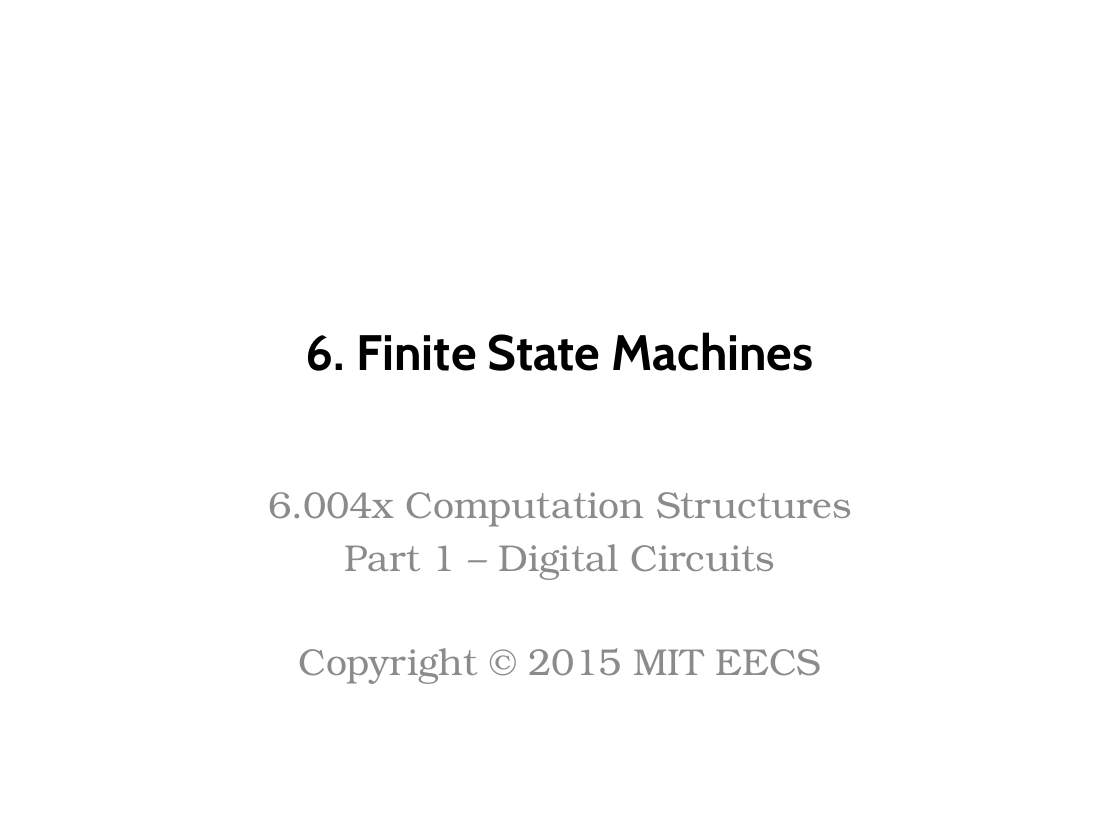
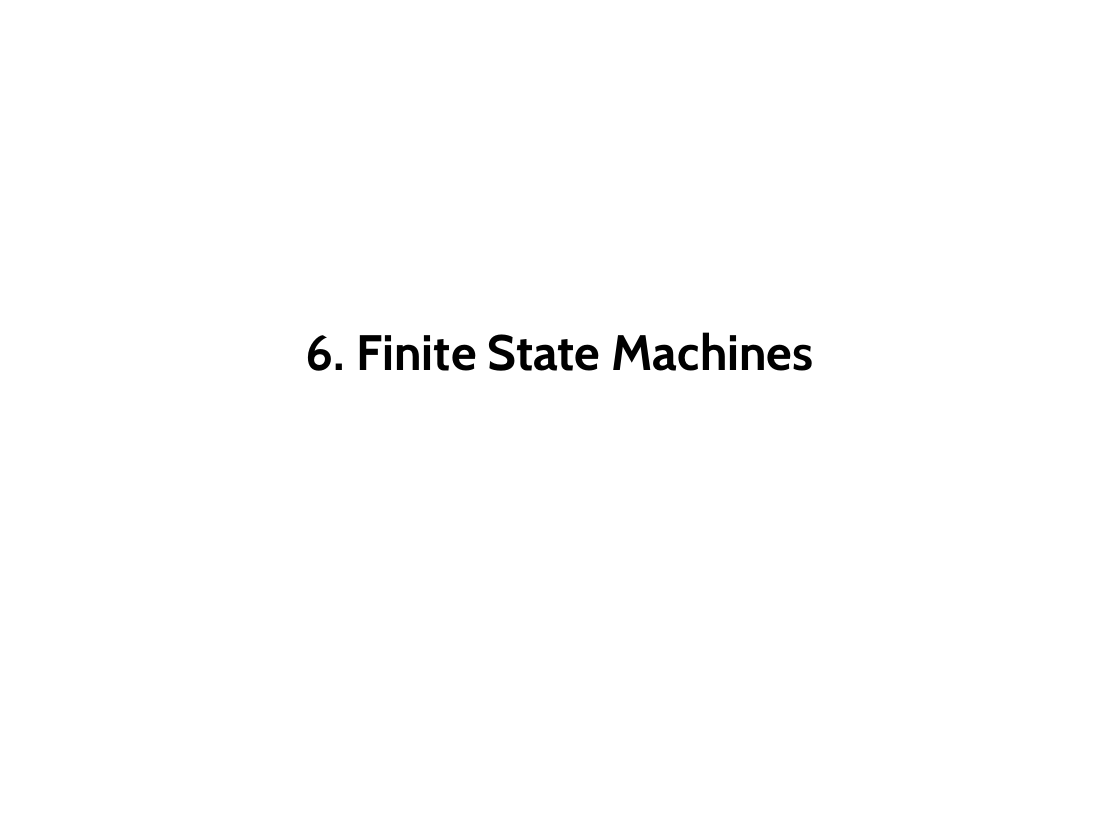
Before and after one commit to computation-structures/course, a slide deck: slide 1 of lecture_slides/fsm.pptx. Drawn at 1120x840 pixels with LibreOffice and Linux fonts; fonts in the diff are those of the drawing. Boxes give left, top, right and bottom in pixels: in the first picture for what was removed or moved away, otherwise in the second. Text is boxed around its words. In the diff, an @@ line names an element or a change of style, - is before the commit and + after.

```diff
--- a/lecture_slides/fsm.pptx
+++ b/lecture_slides/fsm.pptx
@@ subtitle removed at (x1=268, y1=492, x2=851, y2=684) @@
-6.004x Computation Structures
-Part 1 – Digital Circuits
-Copyright © 2015 MIT EECS
```
Also in this commit, not shown: 34 other files.
